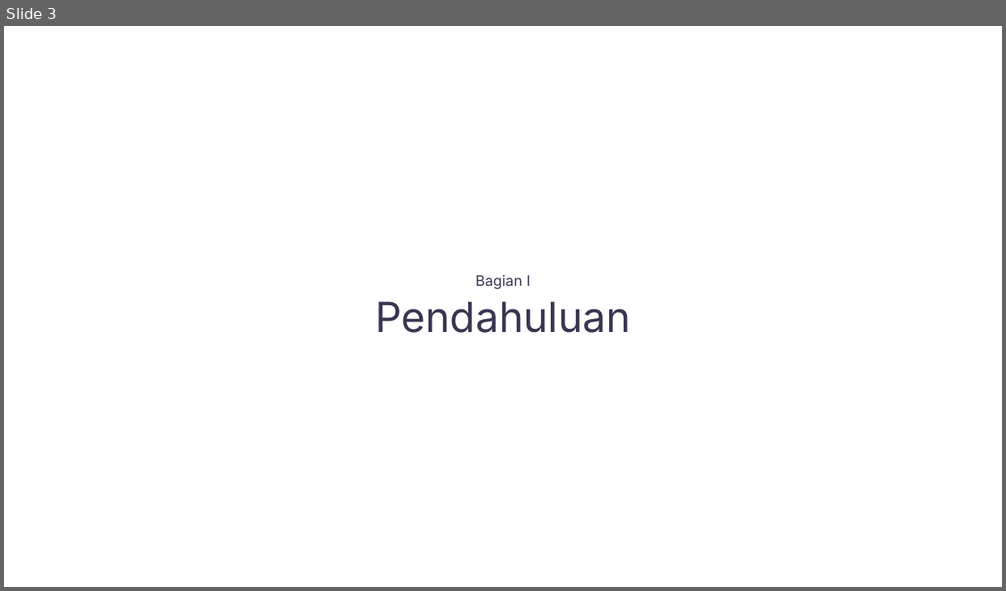
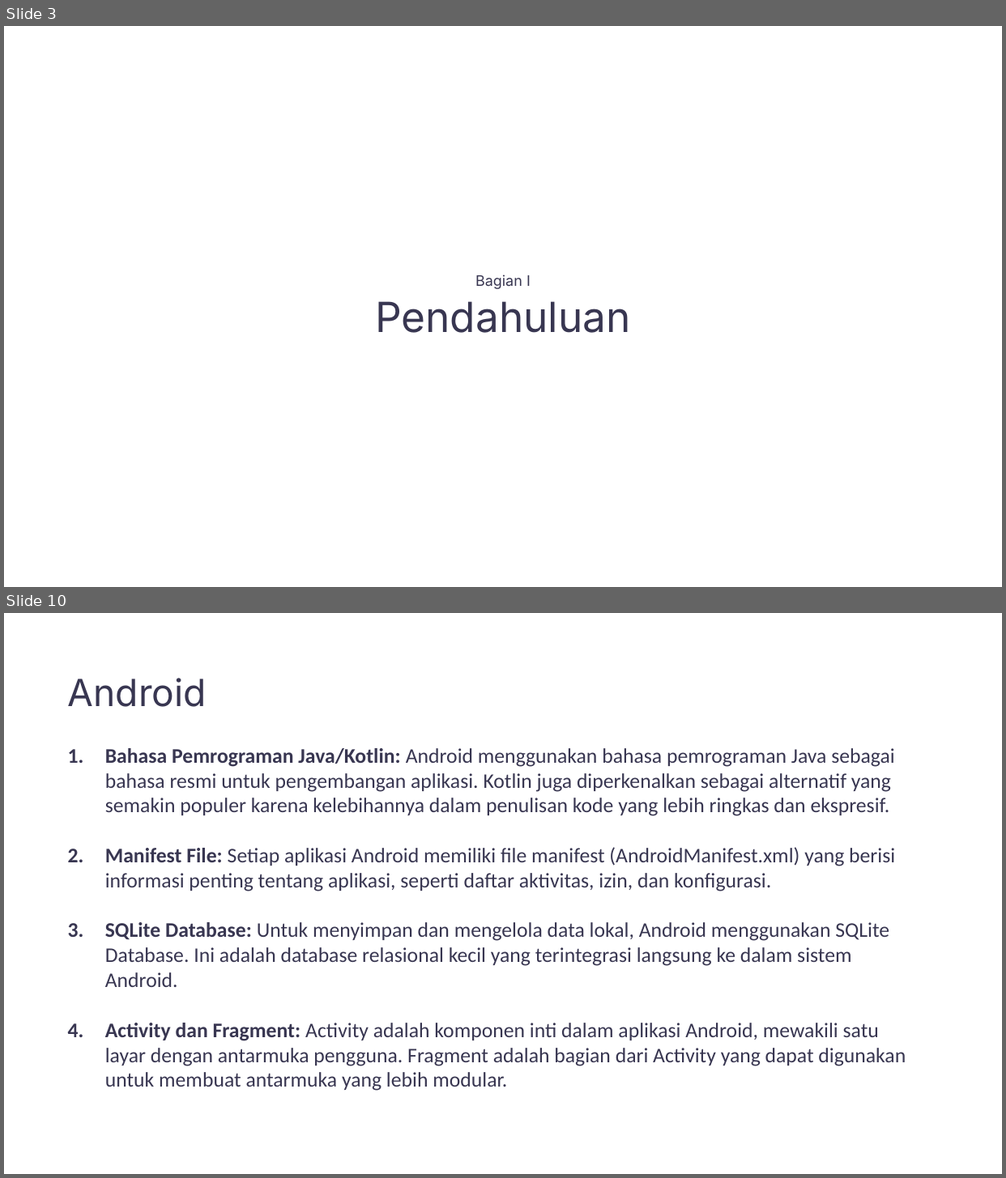
Before and after one commit to andrr64/KeuanganKu, a slide deck: assets/presentasi/presentasi.pptx. Shown one above the other, each under a label of ours: slide 3 before the commit, slides 3 and 10 after it; the slides between them are not shown. The pictures are 1006x591 and 1006x1178 pixels, drawn with LibreOffice and Linux fonts; fonts in the diff are those of the drawing. Boxes give left, top, right and bottom in pixels: in the first picture for what was removed or moved away, otherwise in the second. Text is boxed around its words. In the diff, an @@ line names an element or a change of style, - is before the commit and + after.

```diff
--- a/assets/presentasi/presentasi.pptx
+++ b/assets/presentasi/presentasi.pptx
@@ slide 10 added at [4, 613, 1002, 1174], background #FFFFFF @@
@@ text added at [68, 678, 206, 707], 36 pt, text #383651 @@
+Android
@@ text added at [105, 748, 906, 1091], 20 pt, text #383651 @@
+1. Bahasa Pemrograman Java/Kotlin: Android menggunakan bahasa pemrograman Java sebagai bahasa resmi untuk pengembangan aplikasi. Kotlin juga diperkenalkan sebagai alternatif yang semakin populer karena kelebihannya dalam penulisan kode yang lebih ringkas dan ekspresif.
+2. Manifest File: Setiap aplikasi Android memiliki file manifest (AndroidManifest.xml) yang berisi informasi penting tentang aplikasi, seperti daftar aktivitas, izin, dan konfigurasi.
+3. SQLite Database: Untuk menyimpan dan mengelola data lokal, Android menggunakan SQLite Database. Ini adalah database relasional kecil yang terintegrasi langsung ke dalam sistem Android.
+4. Activity dan Fragment: Activity adalah komponen inti dalam aplikasi Android, mewakili satu layar dengan antarmuka pengguna. Fragment adalah bagian dari Activity yang dapat digunakan untuk membuat antarmuka yang lebih modular.
```
Also in this commit, not shown: 3 slides changed, 10 other slides added, 3 slides removed.
